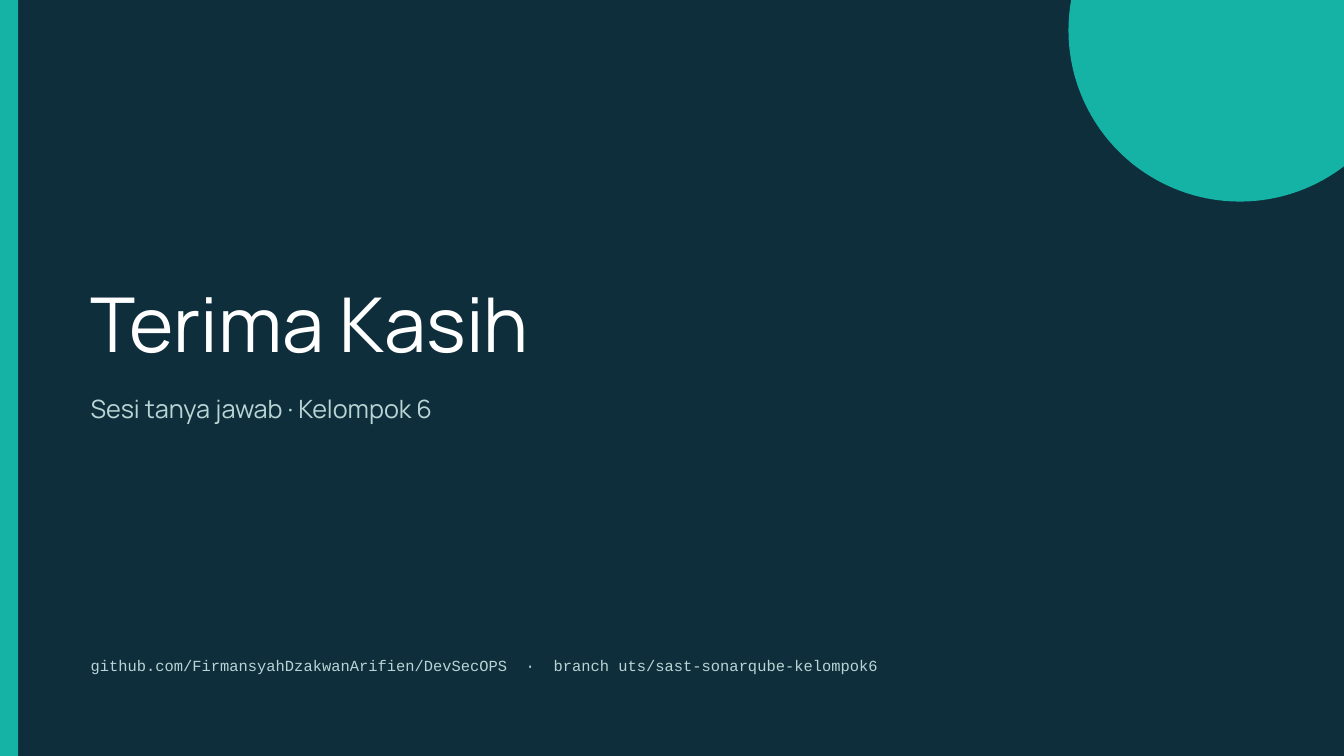
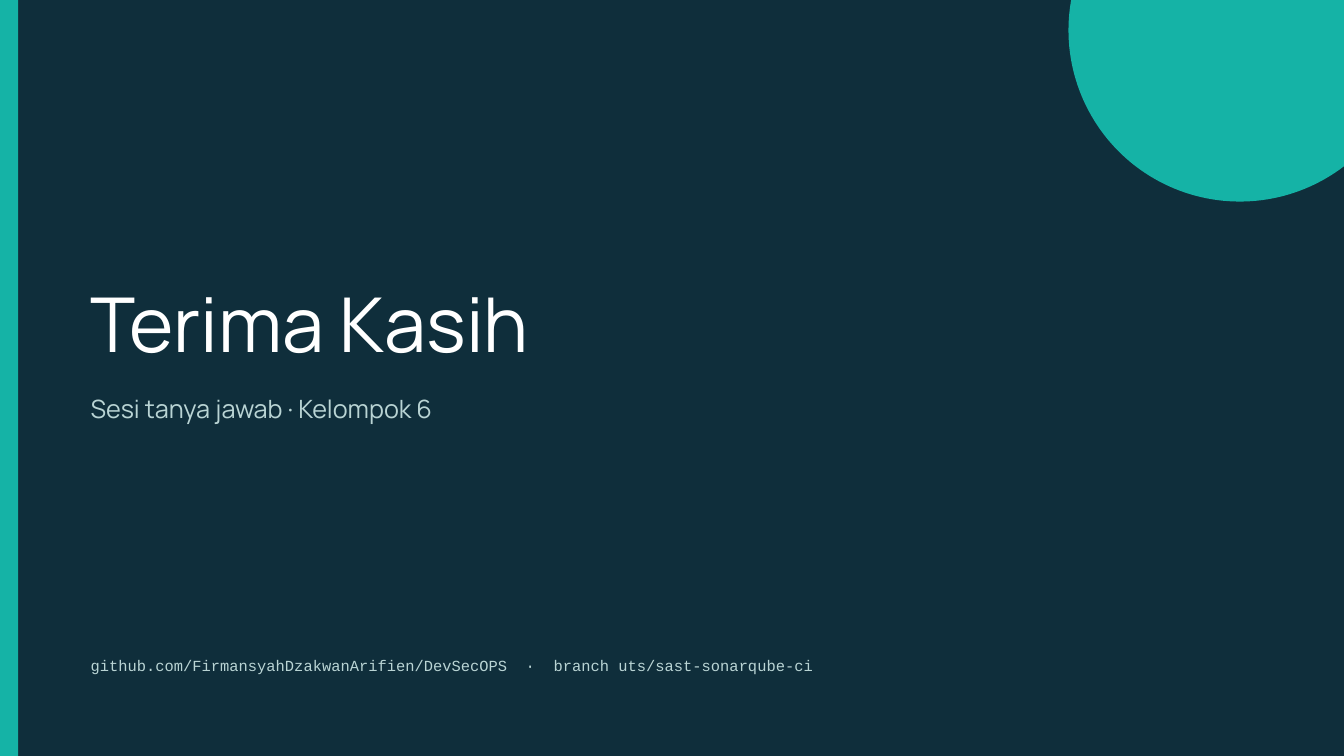
Before and after one commit to FirmansyahDzakwanArifien/DevSecOPS, a slide deck: slide 14 of UTS_Kelompok-6_SAST/Presentasi_UTS_SAST_Kelompok-6.pptx (slide 13 before the commit). Drawn at 1344x756 pixels with LibreOffice and Linux fonts; fonts in the diff are those of the drawing. Boxes give left, top, right and bottom in pixels: in the first picture for what was removed or moved away, otherwise in the second. Text is boxed around its words. In the diff, an @@ line names an element or a change of style, - is before the commit and + after.

Commit message:
docs: tambah slide pengecekan otomatis SonarQube di GitHub Actions pada presentasi UTS

```diff
--- a/UTS_Kelompok-6_SAST/Presentasi_UTS_SAST_Kelompok-6.pptx
+++ b/UTS_Kelompok-6_SAST/Presentasi_UTS_SAST_Kelompok-6.pptx
@@ text at <box>91,660,812,674</box>: text changed @@
-github.com/FirmansyahDzakwanArifien/DevSecOPS · branch uts/sast-sonarqube-kelompok6
+github.com/FirmansyahDzakwanArifien/DevSecOPS · branch uts/sast-sonarqube-ci
```
Also in this commit, not shown: 1 slide added, 1 other file.
